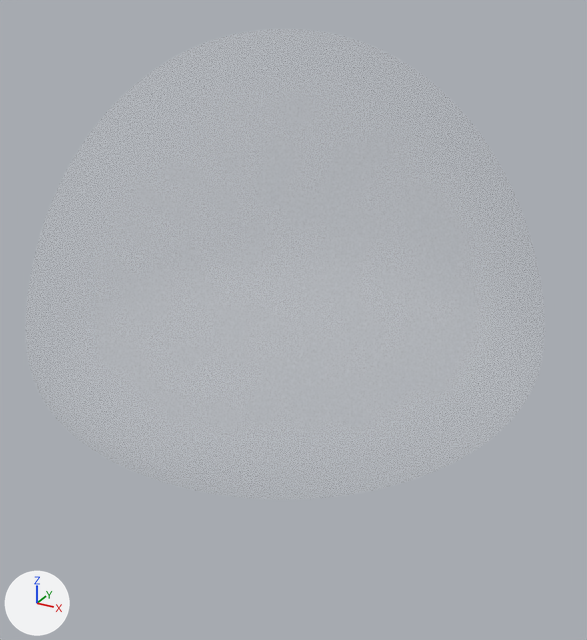
The Blender file game/resources/outpost/shieldAlternate.blend as it was, and as the next commit left it.
One viewpoint serves both versions: a camera (50 mm lens) standing at (13.3, -23.6, 14.9) and looking at (0.2, 0.2, 3.0). Lighting does not change. The marker at lower left points along +X, +Y and +Z.
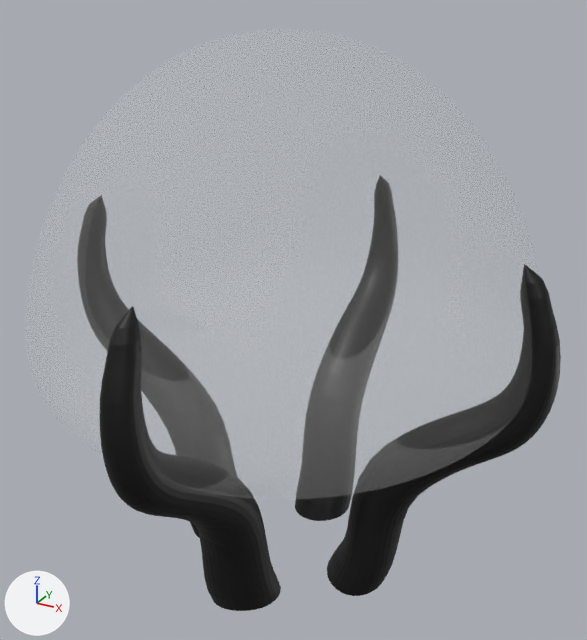
What differs and where, as boxes (x1, y1, x2, y2) in the pictures (587 x 640 px):
```json
{"object": "Cube", "change": "added", "after": [100, 264, 561, 611], "on screen": "black"}
```

Scene script edits in JSON lines:
```json
{"op": "add", "block": "mat_black", "code": ["mat_black = principled_material('Black')", "mat_black.base_color = (0.0, 0.0, 0.0)  # black #000000"]}
{"op": "add", "block": "me_cube", "code": ["me_cube = bpy.data.meshes.new('Cube')", "me_cube.from_pydata(...)  # 4100 vertices, 4100 faces; spans x -9.7..9.7, y -9.7..9.7, z -23.1..-9.1", "me_cube.materials.append(mat_black)  # black #000000"]}
{"op": "add", "block": "ob_cube", "code": ["ob_cube = bpy.data.objects.new('Cube', me_cube)", "ob_cube.location = (0.0, 0.0, 15.79)"]}
```
